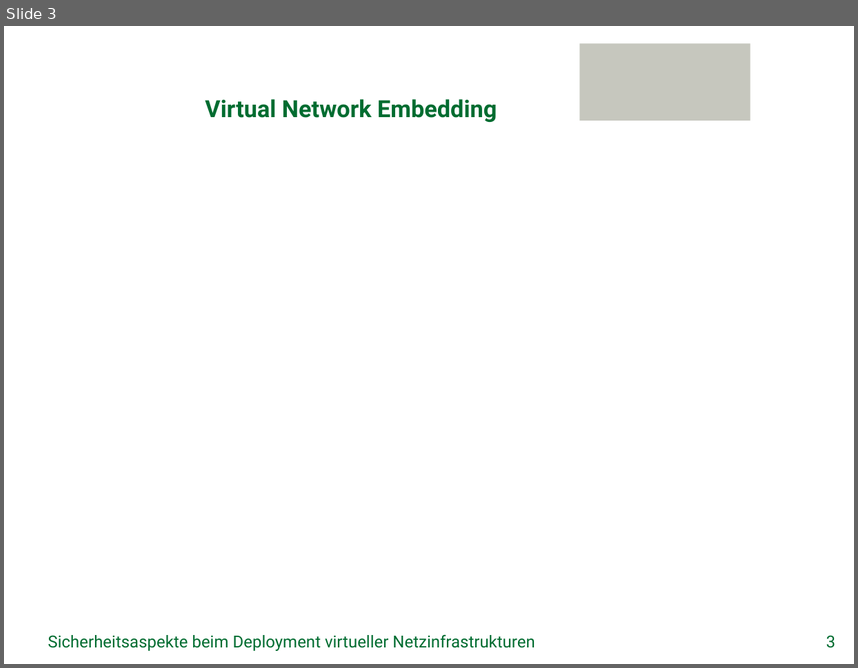
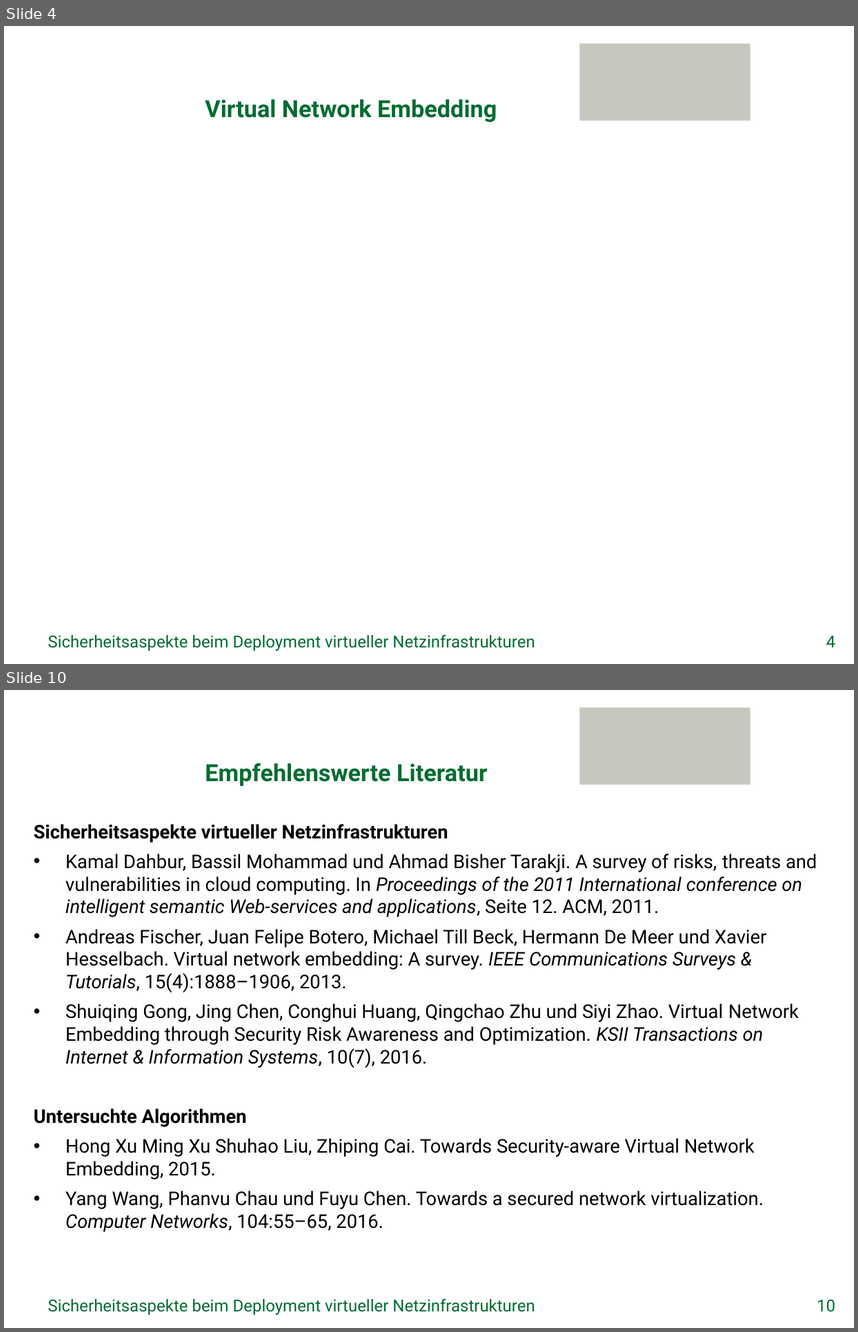
Before and after one commit to GeGroe/timvs, a slide deck: Referat/PowerPoint/TimvS_SVNE.pptx. Shown one above the other, each under a label of ours: slide 3 before the commit, slides 4 and 10 after it; the slides between them are not shown. The pictures are 858x668 and 858x1332 pixels, drawn with LibreOffice and Linux fonts; fonts in the diff are those of the drawing; background and template pictures are left out. Boxes give left, top, right and bottom in pixels: in the first picture for what was removed or moved away, otherwise in the second. Text is boxed around its words. In the diff, an @@ line names an element or a change of style, - is before the commit and + after.

Commit message:
PowerPoint Literaturfolie. Titelfolie ergänzt. Graphiken eingefügt.

```diff
--- a/Referat/PowerPoint/TimvS_SVNE.pptx
+++ b/Referat/PowerPoint/TimvS_SVNE.pptx
@@ slide 10 added at [4, 690, 854, 1328], background picture (left out); not listed: 1 template element that a slide beside it also shows @@
@@ title added at [205, 763, 487, 786], 20 pt, text #006C30, bold @@
+Empfehlenswerte Literatur
@@ text added at [34, 824, 817, 1232], 16 pt, text #000000 @@
+Sicherheitsaspekte virtueller Netzinfrastrukturen
+• Kamal Dahbur, Bassil Mohammad und Ahmad Bisher Tarakji. A survey of risks, threats and vulnerabilities in cloud computing. In Proceedings of the 2011 International conference on intelligent semantic Web-services and applications, Seite 12. ACM, 2011.
+• Andreas Fischer, Juan Felipe Botero, Michael Till Beck, Hermann De Meer und Xavier Hesselbach. Virtual network embedding: A survey. IEEE Communications Surveys & Tutorials, 15(4):1888–1906, 2013.
+• Shuiqing Gong, Jing Chen, Conghui Huang, Qingchao Zhu und Siyi Zhao. Virtual Network Embedding through Security Risk Awareness and Optimization. KSII Transactions on Internet & Information Systems, 10(7), 2016.
+Untersuchte Algorithmen
+• Hong Xu Ming Xu Shuhao Liu, Zhiping Cai. Towards Security-aware Virtual Network Embedding, 2015.
+• Yang Wang, Phanvu Chau und Fuyu Chen. Towards a secured network virtualization. Computer Networks, 104:55–65, 2016.
@@ text added at [48, 1298, 535, 1314], 14 pt, text #006C30 @@
+Sicherheitsaspekte beim Deployment virtueller Netzinfrastrukturen
@@ page number added at [817, 1299, 835, 1312], 14 pt, text #006C30 @@
+10
@@ what was slide 3 is now slide 4 @@
@@ page number at [826, 635, 835, 647]: text changed @@
-3
+4
```
Also in this commit, not shown: 4 slides changed, 4 other slides added, 4 other files.
